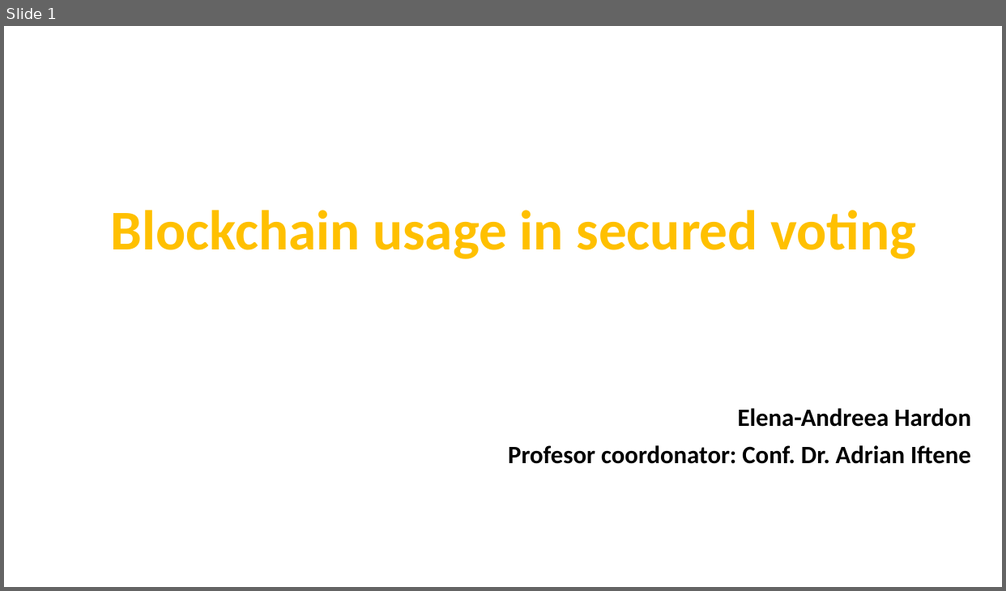
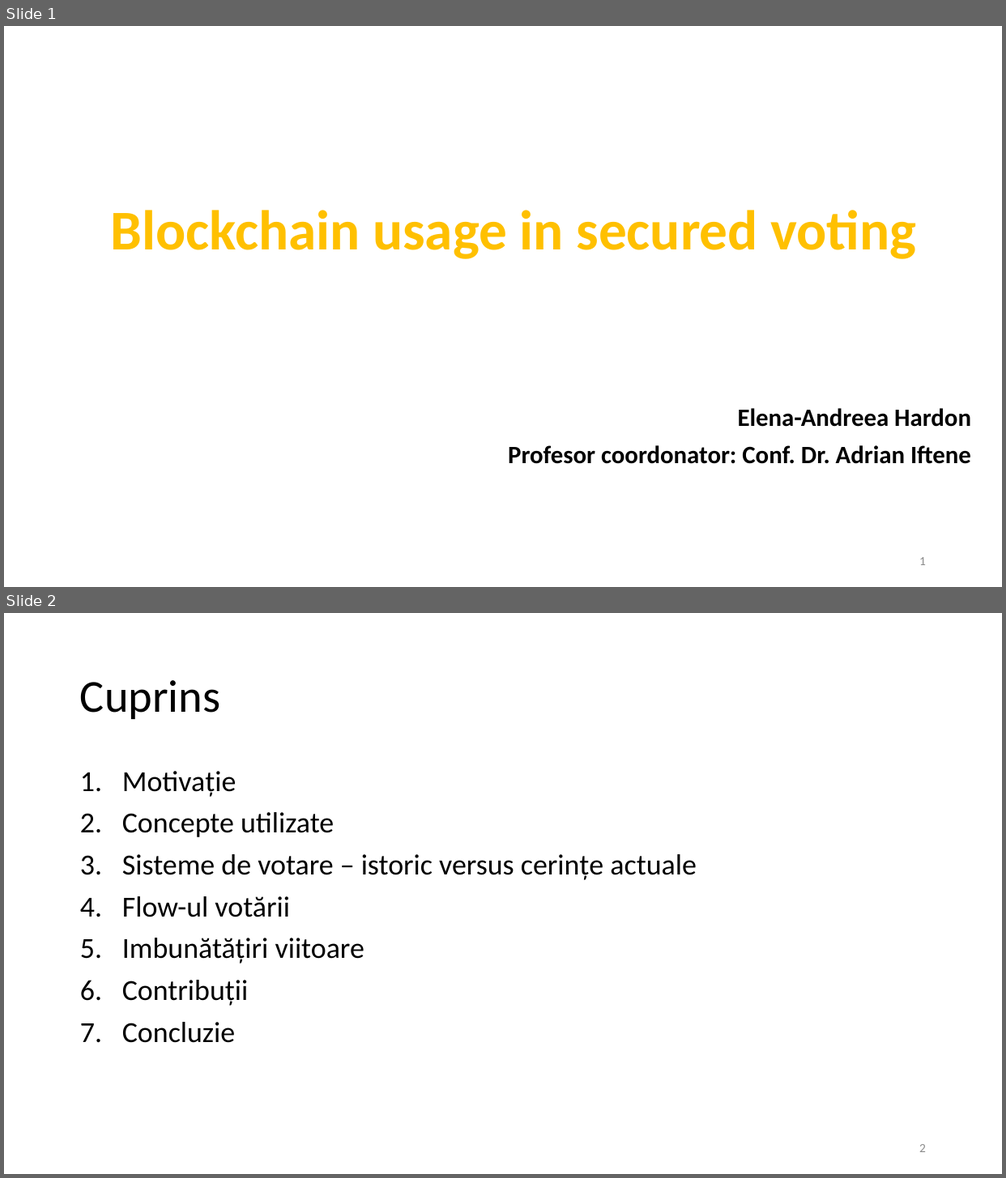
Before and after one commit to AlenaHa/Bachelor-Thesis, a slide deck: Licenta2018HardonElena/Blockchain usage in secured voting.pptx. Shown one above the other, each under a label of ours: slide 1 before the commit, slides 1 and 2 after it. The pictures are 1006x591 and 1006x1178 pixels, drawn with LibreOffice and Linux fonts; fonts in the diff are those of the drawing. Boxes give left, top, right and bottom in pixels: in the first picture for what was removed or moved away, otherwise in the second. Text is boxed around its words. In the diff, an @@ line names an element or a change of style, - is before the commit and + after.

```diff
--- a/Licenta2018HardonElena/Blockchain usage in secured voting.pptx
+++ b/Licenta2018HardonElena/Blockchain usage in secured voting.pptx
@@ slide 2 added at [4,613,1002,1174], background #FFFFFF @@
@@ title added at [80,680,221,719], 44 pt, text #000000 @@
+Cuprins
@@ text added at [122,771,697,1043], 28 pt, text #000000 @@
+1. Motivație
+2. Concepte utilizate
+3. Sisteme de votare – istoric versus cerințe actuale
+4. Flow-ul votării
+5. Imbunătățiri viitoare
+6. Contribuții
+7. Concluzie
@@ page number added at [919,1144,926,1152], 12 pt, text #8C8C8C @@
+2
@@ slide 1 changed as well @@
@@ page number added at [919,557,926,565], 12 pt, text #8C8C8C @@
+1
```
Also in this commit, not shown: 7 other slides changed, 5 other slides added, 2 slides removed, 1 other file.
